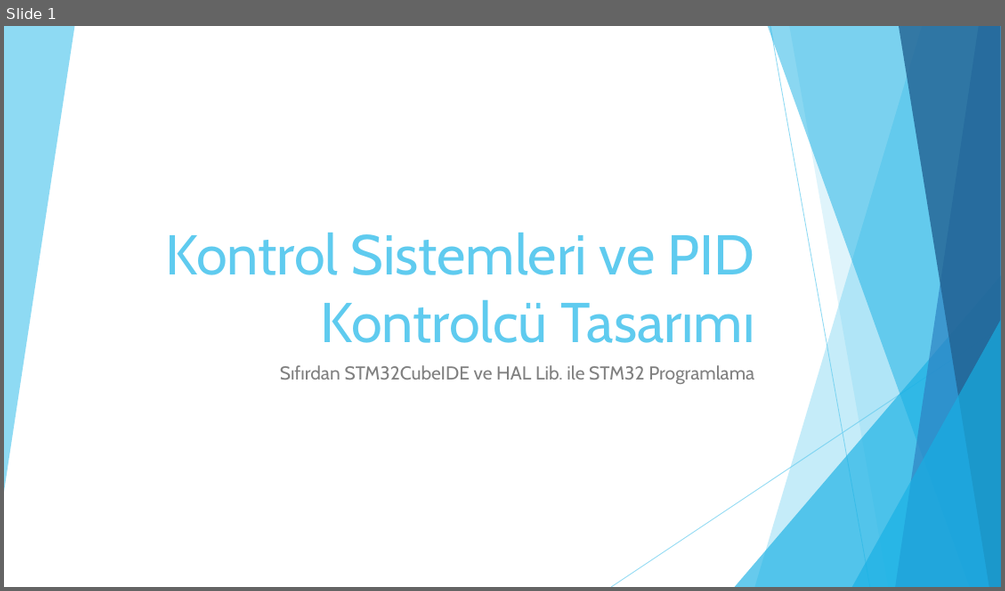
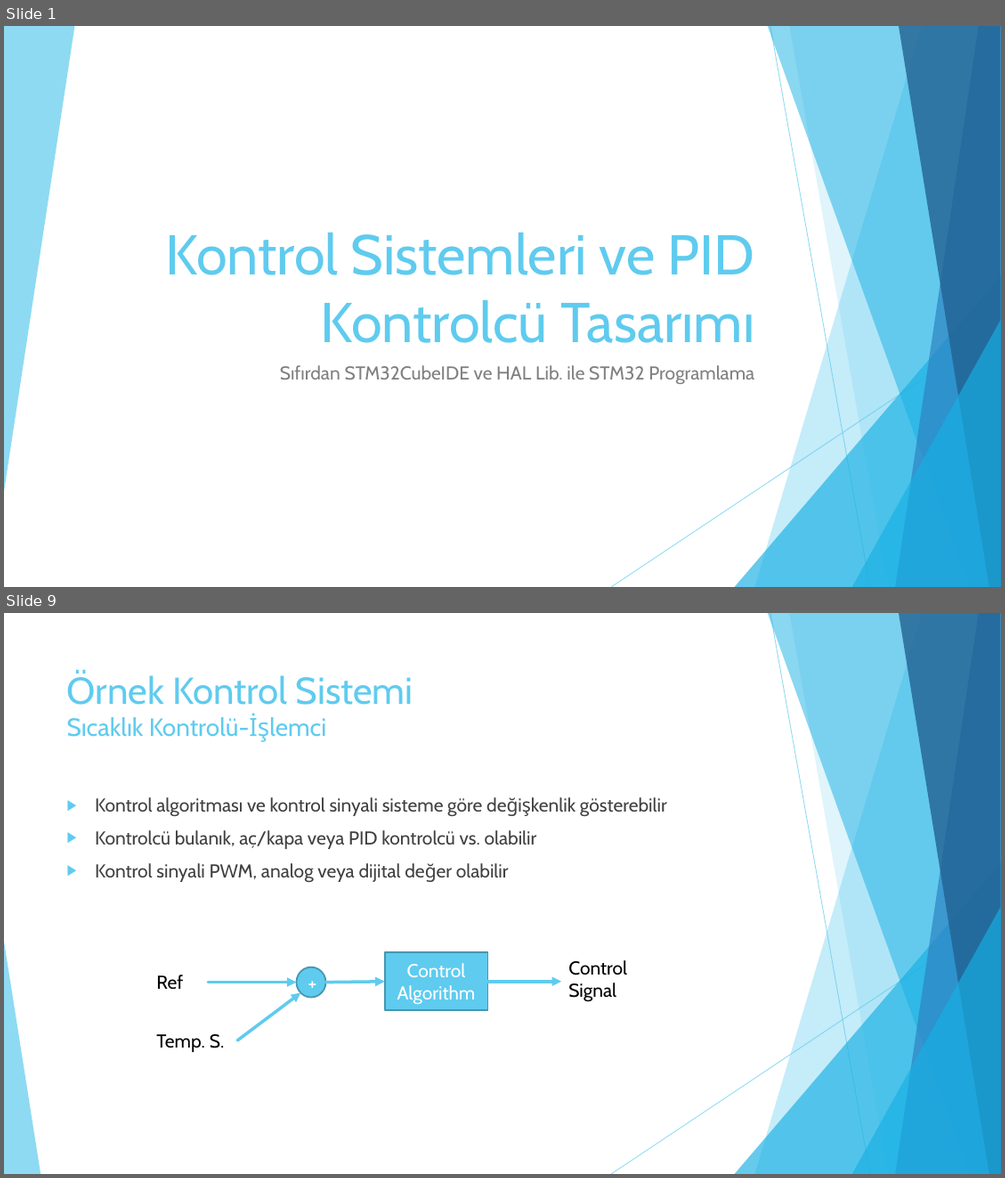
Before and after one commit to enginsubasi/Udemy_STM32, a slide deck: docs/Sunumlar/PIDKontrolcu.pptx. Shown one above the other, each under a label of ours: slide 1 before the commit, slides 1 and 9 after it; the slides between them are not shown. The pictures are 1005x591 and 1005x1178 pixels, drawn with LibreOffice and Linux fonts; fonts in the diff are those of the drawing. Boxes give left, top, right and bottom in pixels: in the first picture for what was removed or moved away, otherwise in the second. Text is boxed around its words. In the diff, an @@ line names an element or a change of style, - is before the commit and + after.

```diff
--- a/docs/Sunumlar/PIDKontrolcu.pptx
+++ b/docs/Sunumlar/PIDKontrolcu.pptx
@@ slide 9 added at box(4, 613, 1001, 1174), background #FFFFFF; not listed: 9 template elements that a slide beside it also shows @@
@@ title added at box(67, 673, 413, 742), 24 pt, text #5FCBEF @@
+Örnek Kontrol Sistemi
+Sıcaklık Kontrolü-İşlemci
@@ text added at box(95, 797, 667, 883), 18 pt, text #404040 @@
+▶ Kontrol algoritması ve kontrol sinyali sisteme göre değişkenlik gösterebilir
+▶ Kontrolcü bulanık, aç/kapa veya PID kontrolcü vs. olabilir
+▶ Kontrol sinyali PWM, analog veya dijital değer olabilir
@@ triangle added at box(4, 941, 40, 1174), fill #5FCBEF at 70% opacity @@
@@ rectangle added at box(385, 952, 488, 1011), fill #5FCBEF, outline #4696B1 1.5 pt, 18 pt, text #FFFFFF @@
+Control Algorithm
@@ text added at box(156, 974, 183, 989), 18 pt, text #000000 @@
+Ref
@@ arrow added from (208, 982) to (297, 982), #5FCBEF 3 pt @@
@@ ellipse added at box(297, 966, 325, 997), fill #5FCBEF, outline #4696B1 1.5 pt, 18 pt, text #FFFFFF @@
++
@@ arrow added from (325, 982) to (385, 981), #5FCBEF 3 pt @@
@@ arrow added from (488, 981) to (561, 981), #5FCBEF 3 pt @@
@@ text added at box(568, 960, 627, 1002), 18 pt, text #000000 @@
+Control Signal
@@ arrow added from (237, 1040) to (301, 993), #5FCBEF 3 pt @@
@@ text added at box(156, 1034, 225, 1052), 18 pt, text #000000 @@
+Temp. S.
```
Also in this commit, not shown: 4 slides changed, 7 other slides added, 1 slide removed, 2 other files.
